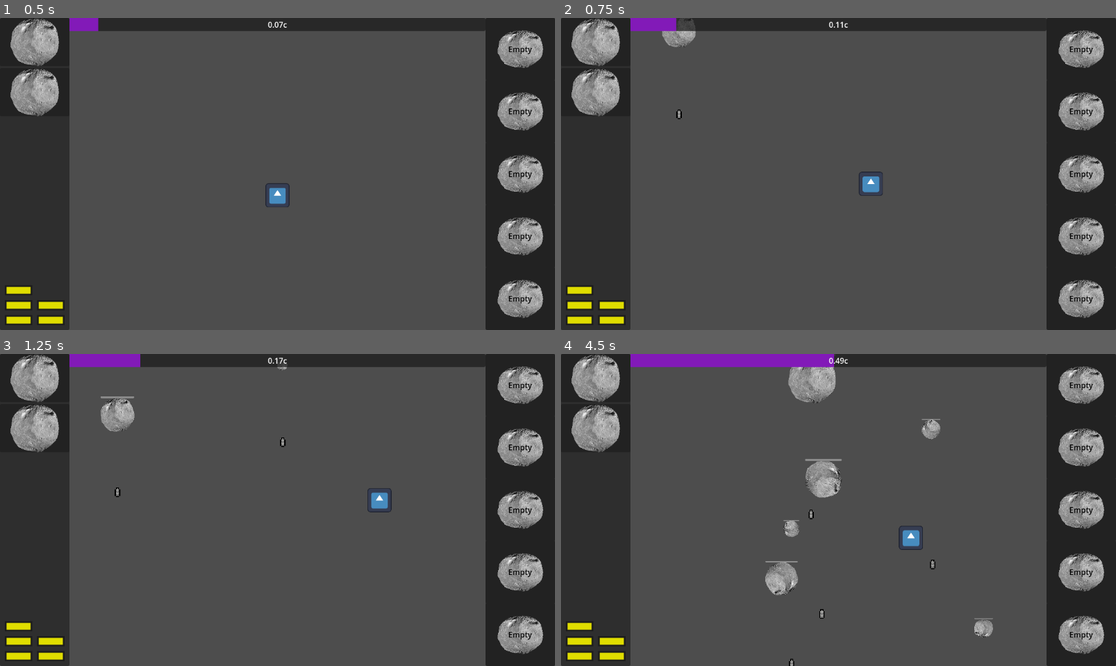
Above: before the commit, frames 1-4 (two rows, left to right).
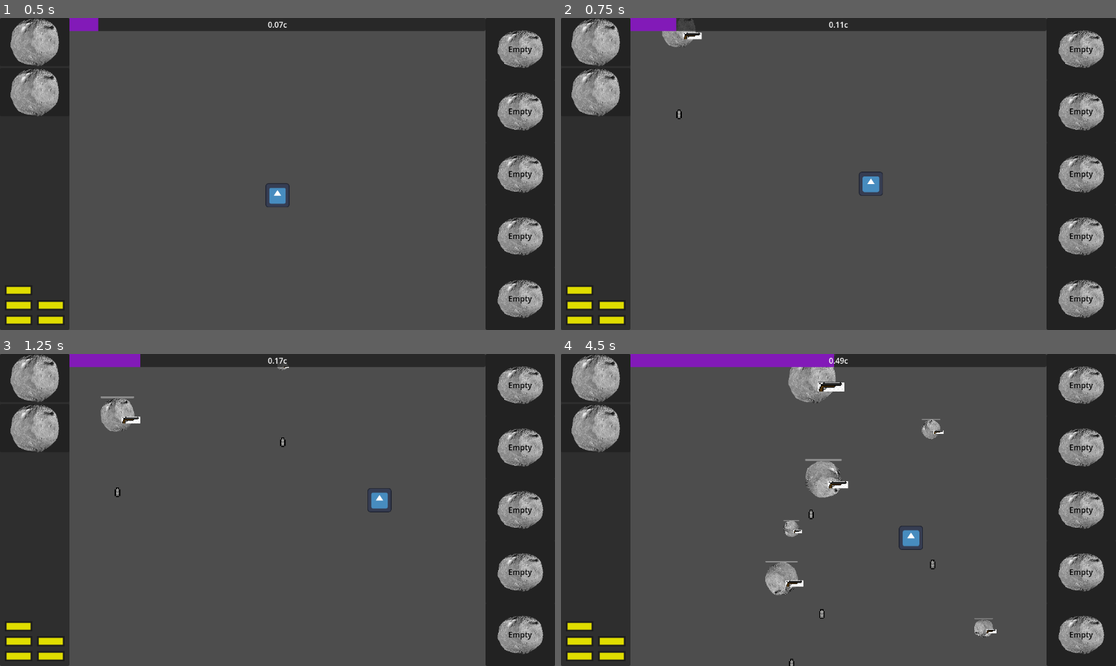
Above: after the commit, the same moments.

Repository: DigitsCodeCompendium/game.MJ198
Game: Godot game, scene res://scenes/game.tscn
The game is run twice, just before and just after one commit, with the same random seed, the same clock (stepped at 60 frames per second) and the same inputs. The engine's default icon, where the game draws it, is replaced by a stand-in: a white triangle on a blue panel in a dark square.
Inputs (mouse positions are in pixels of both pictures, inside the frame that each line leads up to):
- Up to frame 1 (0.5 s): no input
- Up to frame 2 (0.75 s): move the mouse to (960, 158) at 0.52 s; hold ` (discard_module_pending) from 0.53 s (still down)
- Up to frame 3 (1.25 s): keep holding ` (discard_module_pending)
- Up to frame 4 (4.5 s): move the mouse to (727, 525) at 1.27 s; release ` (discard_module_pending) at 1.28 s; tap one key every 0.75 s from 1.35 s: N (discard_weapon) A (power_down_module_1) S (power_down_module_2) D (power_down_module_3) F (power_down_module_4); move the mouse to (894, 441) at 2.02 s; move the mouse to (810, 572) at 2.77 s; move the mouse to (1005, 556) at 3.52 s; move the mouse to (672, 463) at 4.27 s

Frame 1 is identical in both runs. In frame 2, less than 0.1% of the frame differs, in the area x 21-26%, y 4-7%; in frame 3, less than 0.1%; in frame 4, 0.4%, in the area x 40-79%, y 8-90%.

Commit message:
asteroid has gun now

Diff:
--- a/scenes/enemies/asteroid_with_gun.tscn
+++ b/scenes/enemies/asteroid_with_gun.tscn
@@ -1,13 +1,14 @@
-[gd_scene load_steps=11 format=3 uid="uid://wc042h4gthjf"]
+[gd_scene load_steps=12 format=3 uid="uid://wc042h4gthjf"]
 
 [ext_resource type="Script" uid="uid://dpxjivnki42qp" path="res://scenes/enemies/asteroid.gd" id="1_mgijr"]
 [ext_resource type="Texture2D" uid="uid://btjssuc8r2qjo" path="res://assets/asteroid.png" id="2_5rpwm"]
 [ext_resource type="PackedScene" uid="uid://bt83ghg2tyrgw" path="res://scenes/systems/weapons/weapon_system.tscn" id="3_5rpwm"]
+[ext_resource type="Texture2D" uid="uid://b33jwphp47wl3" path="res://assets/Screenshot 2025-11-22 140321.png" id="3_f4g4s"]
 [ext_resource type="Script" uid="uid://dasya1uaepfuu" path="res://scenes/enemies/pickup_drop_source.gd" id="3_oum58"]
 [ext_resource type="PackedScene" uid="uid://bovffx1tta0x7" path="res://scenes/systems/enemy_ai/basic_shoot_ai.tscn" id="4_lsygd"]
 [ext_resource type="Resource" uid="uid://f6x6m4dqec2" path="res://resources/pickups/asteroid_drop_table.tres" id="4_mgijr"]
 [ext_resource type="Script" uid="uid://c10pk6udhh4av" path="res://scenes/enemies/enemy_health.gd" id="5_yhr8k"]
-[ext_resource type="Resource" uid="uid://dwg6trya8qcqf" path="res://resources/weapons/basic_player_cannon.tres" id="6_mgijr"]
+[ext_resource type="Resource" uid="uid://dwg6trya8qcqf" path="res://resources/weapons/player/basic_player_cannon.tres" id="6_mgijr"]
 
 [sub_resource type="SpriteFrames" id="SpriteFrames_6mo6b"]
 animations = [{
@@ -29,6 +30,11 @@
 position = Vector2(-6.16312e-05, -0.03125167)
 scale = Vector2(0.03044159, 0.03836042)
 sprite_frames = SubResource("SpriteFrames_6mo6b")
+
+[node name="Sprite2D" type="Sprite2D" parent="."]
+position = Vector2(8, 3)
+scale = Vector2(0.074074075, 0.074074075)
+texture = ExtResource("3_f4g4s")
 
 [node name="CollisionShape2D" type="CollisionShape2D" parent="."]
 shape = SubResource("CircleShape2D_t4se3")
Binary file added: assets/Screenshot 2025-11-22 140321.png
Not shown, added: assets/Screenshot 2025-11-22 140321.png.import
